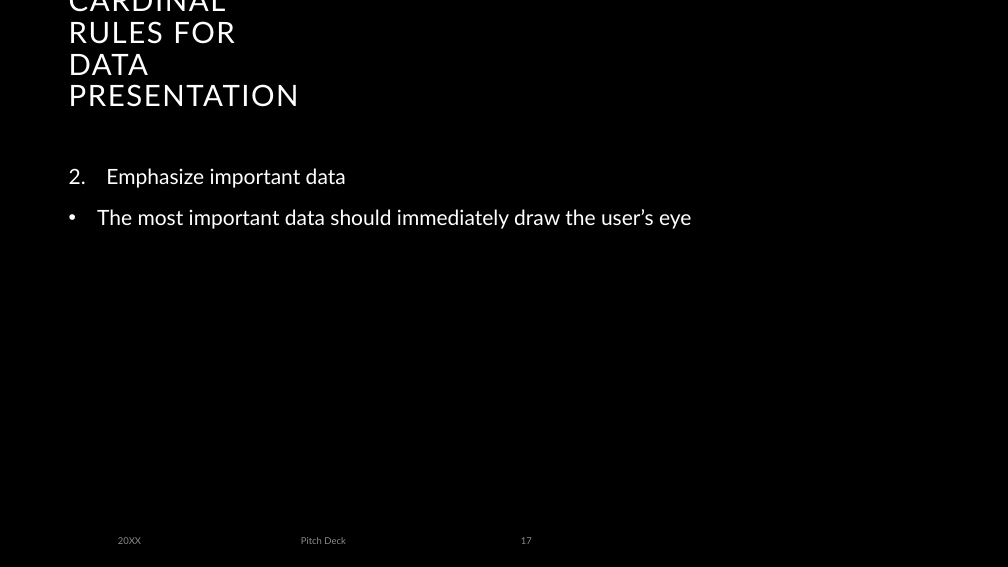
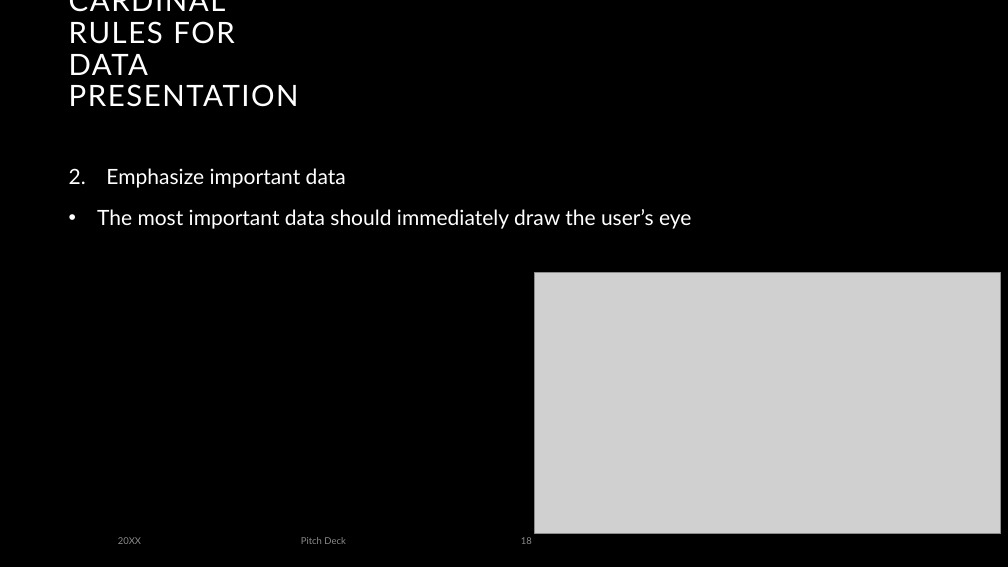
Before and after one commit to mungutiwilliam/Indian-Startups-dataset-analysis, a slide deck: slide 18 of Data Visualization.pptx (slide 17 before the commit). Drawn at 1008x567 pixels with LibreOffice and Linux fonts; fonts in the diff are those of the drawing; grey boxes stand for pictures; background and template pictures are left out. Boxes give left, top, right and bottom in pixels: in the first picture for what was removed or moved away, otherwise in the second. Text is boxed around its words. In the diff, an @@ line names an element or a change of style, - is before the commit and + after.

```diff
--- a/Data Visualization.pptx
+++ b/Data Visualization.pptx
@@ picture added at (535,272,1001,533) @@
@@ page number at (521,537,532,544): text changed @@
-17
+18
```
Also in this commit, not shown: 14 other slides changed, 1 slide added, 2 other files.
